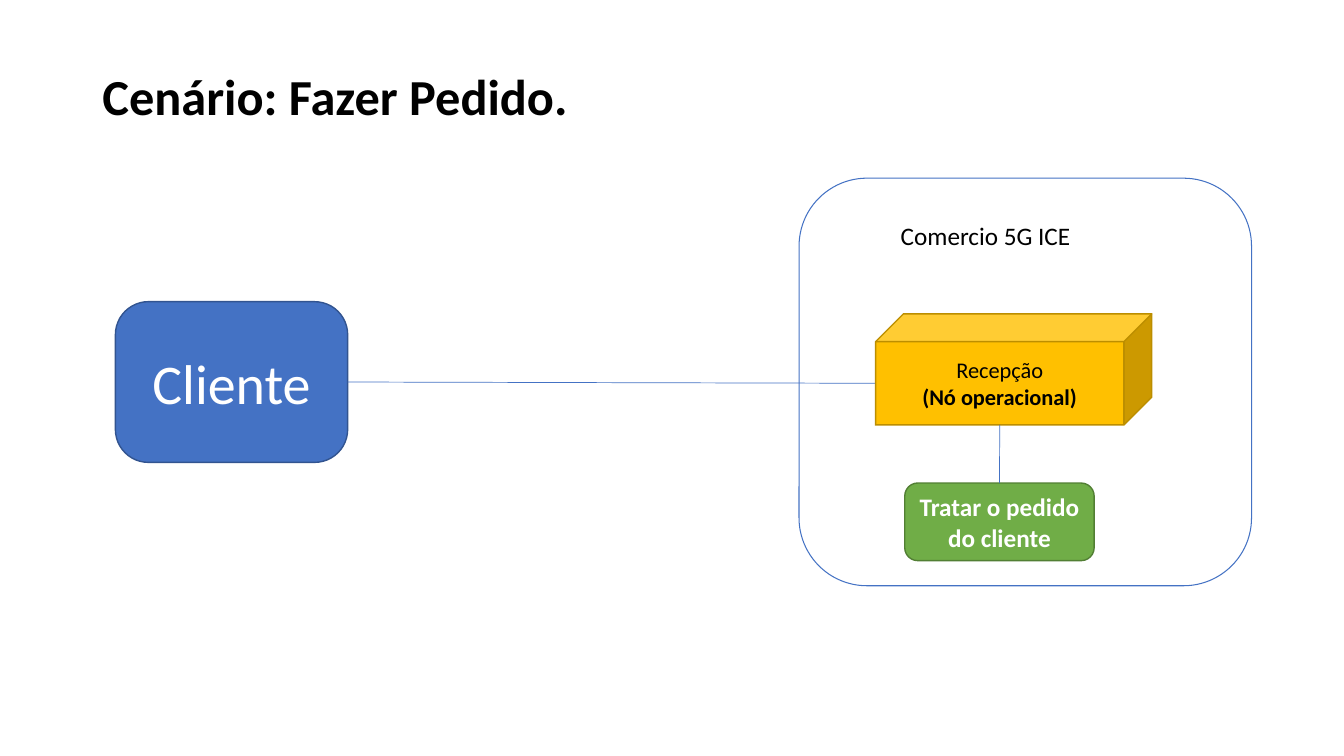
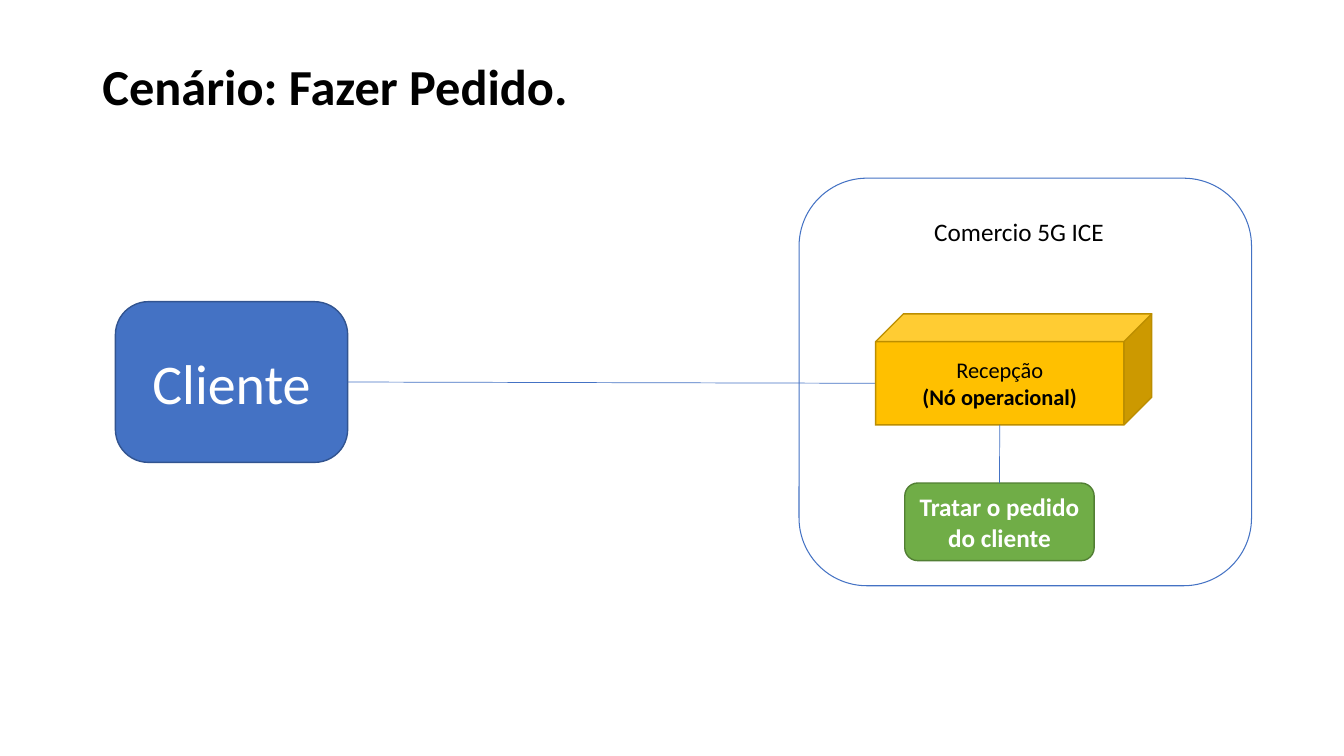
Before and after one commit to Lost-in-Logic/Comercio-5G-ICE, a slide deck: slide 2 of 15. Arquitetura de Negócio para cada Cenário.pptx. Drawn at 1344x756 pixels with LibreOffice and Linux fonts; fonts in the diff are those of the drawing. Boxes give left, top, right and bottom in pixels: in the first picture for what was removed or moved away, otherwise in the second. Text is boxed around its words. In the diff, an @@ line names an element or a change of style, - is before the commit and + after.

```diff
--- a/15. Arquitetura de Negócio para cada Cenário.pptx
+++ b/15. Arquitetura de Negócio para cada Cenário.pptx
@@ text "Cenário: Fazer Pedido.": place and size @@
-text "Cenário: Fazer Pedido." at (102, 79, 567, 116)
+text "Cenário: Fazer Pedido." at (102, 69, 567, 106)
@@ text "Comercio 5G ICE": place and size @@
-text "Comercio 5G ICE" at (901, 227, 1070, 245)
+text "Comercio 5G ICE" at (934, 223, 1104, 241)
```
Also in this commit, not shown: 3 other slides changed, 1 slide added, 1 other file.
